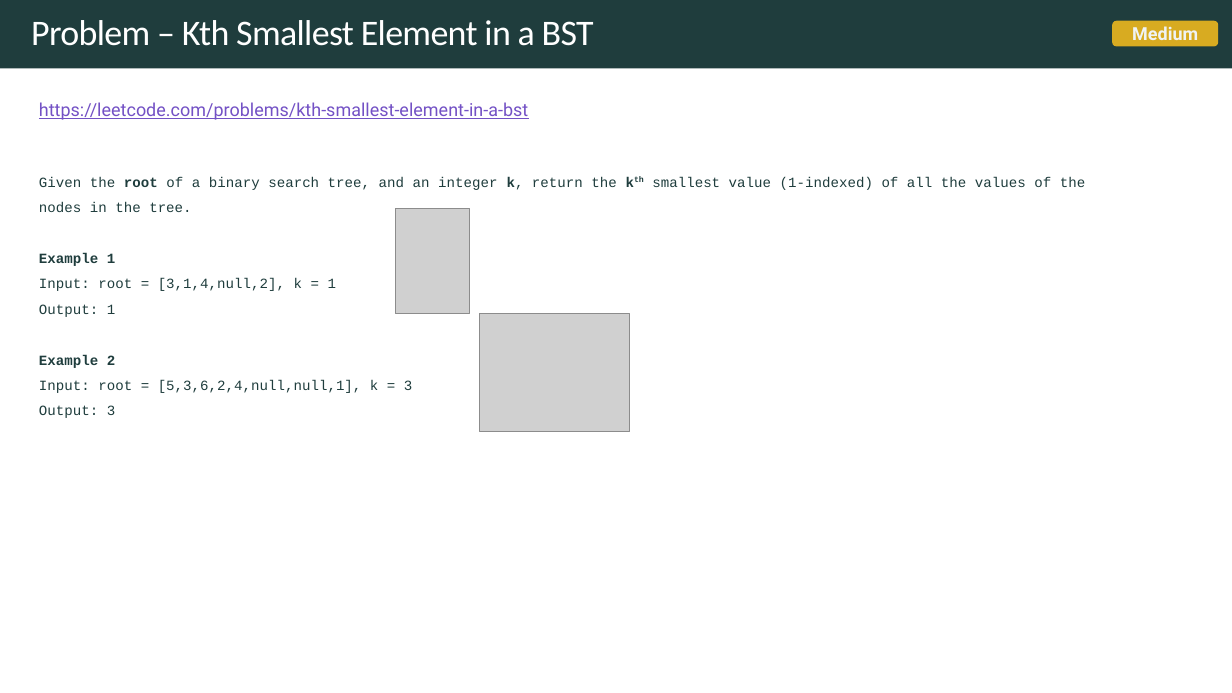
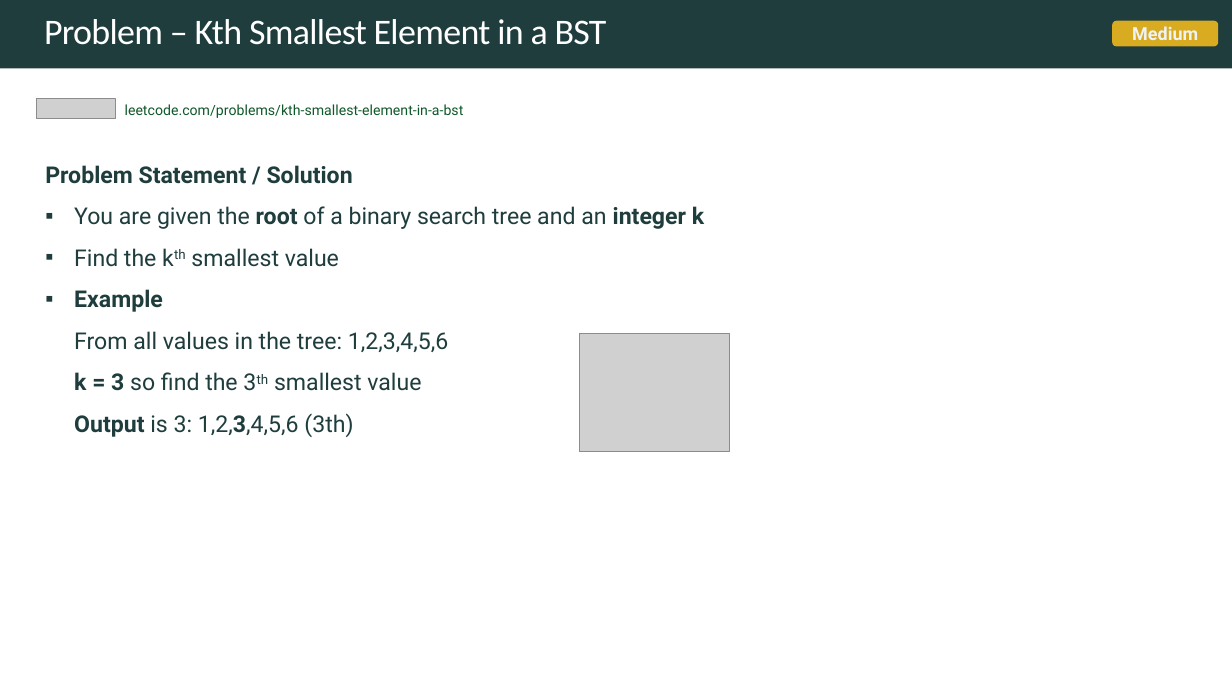
Before and after one commit to rfdavid/coding-interview-handbook-cpp, a slide deck: slide 80 of Algorithm and problem Solving Cheatsheet.pptm (slide 77 before the commit). Drawn at 1232x693 pixels with LibreOffice and Linux fonts; fonts in the diff are those of the drawing; grey boxes stand for pictures. Boxes give left, top, right and bottom in pixels: in the first picture for what was removed or moved away, otherwise in the second. Text is boxed around its words. In the diff, an @@ line names an element or a change of style, - is before the commit and + after.

Commit message:
added more problems

```diff
--- a/Algorithm and problem Solving Cheatsheet.pptm
+++ b/Algorithm and problem Solving Cheatsheet.pptm
@@ title "Problem – Kth Smallest Element ...": place and size @@
-title "Problem – Kth Smallest Element ..." at [31,20,594,46]
+title "Problem – Kth Smallest Element ..." at [44,19,607,45]
@@ title "Problem – Kth Smallest Element ..." at [44,19,607,45]: vertical alignment middle to top @@
@@ picture added at [37,99,116,119] @@
@@ text at [125,104,464,118]: text changed; size 14 to 11 pt; text colour #7351C5 to #0F5829 @@
-https://leetcode.com/problems/kth-smallest-element-in-a-bst
+leetcode.com/problems/kth-smallest-element-in-a-bst
@@ text at [45,165,704,437]: text changed; size 11 to 18 pt; font Courier New to Roboto @@
-Given the root of a binary search tree, and an integer k, return the kth smallest value (1-indexed) of all the values of the nodes in the tree.
-Example 1
-Input: root = [3,1,4,null,2], k = 1
-Output: 1
-Example 2
-Input: root = [5,3,6,2,4,null,null,1], k = 3
-Output: 3
+Problem Statement / Solution
+▪ You are given the root of a binary search tree and an integer k
+▪ Find the kth smallest value
+▪ Example
+  From all values in the tree: 1,2,3,4,5,6
+  k = 3 so find the 3th smallest value
+  Output is 3: 1,2,3,4,5,6 (3th)
@@ picture removed at [396,208,470,313] @@
@@ picture: place and size @@
-picture at [480,313,629,432]
+picture at [579,334,729,452]
```
Also in this commit, not shown: 11 other slides changed, 18 slides added, 16 other files.
